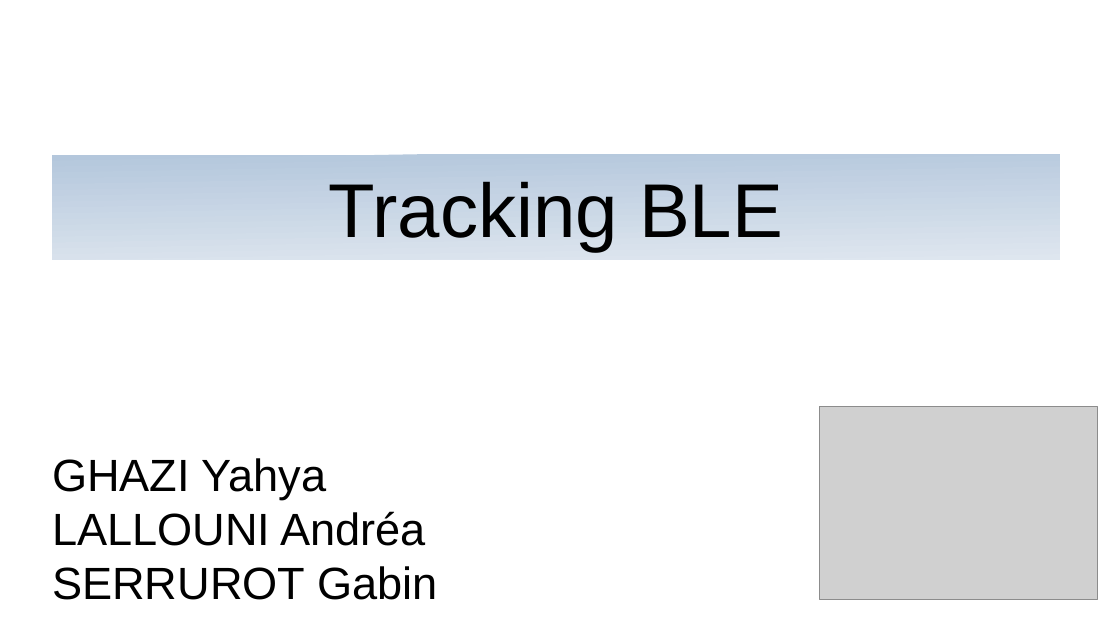
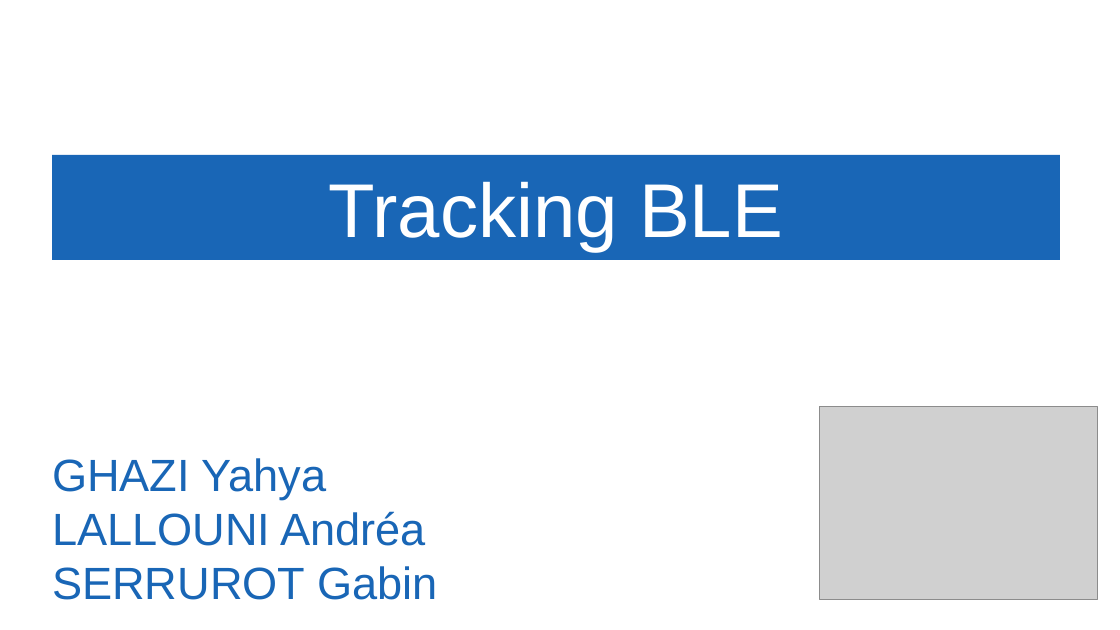
Before and after one commit to Gabin221/Tracking-BLE-documents, a slide deck: slide 1 of Revues/Revues1/presentation_yahya_andrea_gabin.odp. Drawn at 1120x630 pixels with LibreOffice and Linux fonts; fonts in the diff are those of the drawing; grey boxes stand for pictures; background and template pictures are left out. Boxes give left, top, right and bottom in pixels: in the first picture for what was removed or moved away, otherwise in the second. Text is boxed around its words. In the diff, an @@ line names an element or a change of style, - is before the commit and + after.

```diff
--- a/Revues/Revues1/presentation_yahya_andrea_gabin.odp
+++ b/Revues/Revues1/presentation_yahya_andrea_gabin.odp
@@ title "Tracking BLE" at (52,154,1060,260): text colour #000000 to #FFFFFF; fill gradient #B4C7DC to #DEE6EF to #1966B6 @@
@@ title "GHAZI Yahya LALLOUNI Andréa SERRUROT ..." at (52,458,437,600): text colour #000000 to #1966B6 @@
```
Also in this commit, not shown: 10 other slides changed, 1 slide added, 13 other files.
